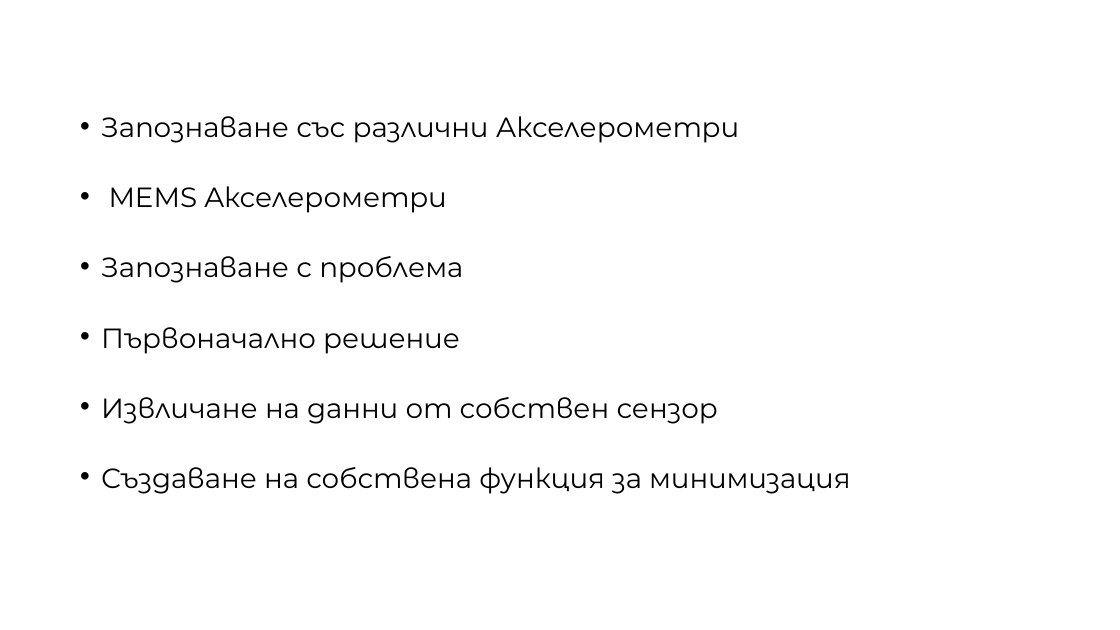
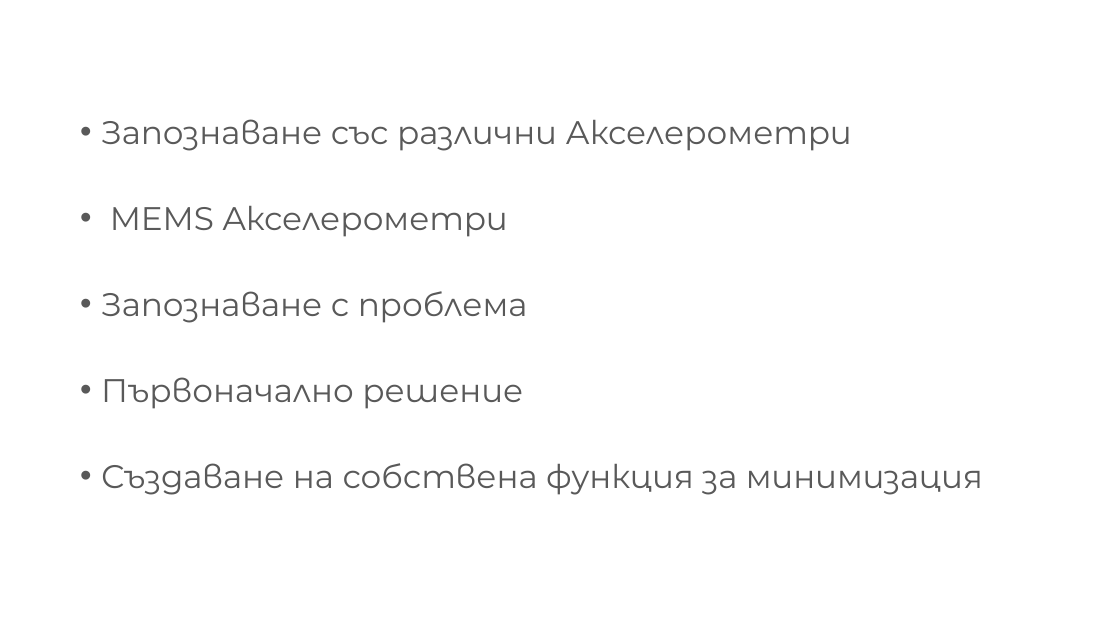
Before and after one commit to NikolaTotev/AMMRP-Course-Project, a slide deck: slide 2 of Presentation Materials/Калибриране на MEMS Акселерометри.pptx. Drawn at 1120x630 pixels with LibreOffice and Linux fonts; fonts in the diff are those of the drawing. Boxes give left, top, right and bottom in pixels: in the first picture for what was removed or moved away, otherwise in the second. Text is boxed around its words. In the diff, an @@ line names an element or a change of style, - is before the commit and + after.

```diff
--- a/Presentation Materials/Калибриране на MEMS Акселерометри.pptx
+++ b/Presentation Materials/Калибриране на MEMS Акселерометри.pptx
@@ text "Запознаване със различни Акселерометри" at <box>101,119,983,495</box>: size 23.8 to 28 pt, text colour #000000 to #595959; line spacing 0.7 to 0.8 @@
@@ text at <box>101,397,718,424</box>: paragraph removed @@
-• Извличане на данни от собствен сензор
```
Also in this commit, not shown: 9 other slides changed, 1 slide added, 7 other files.
